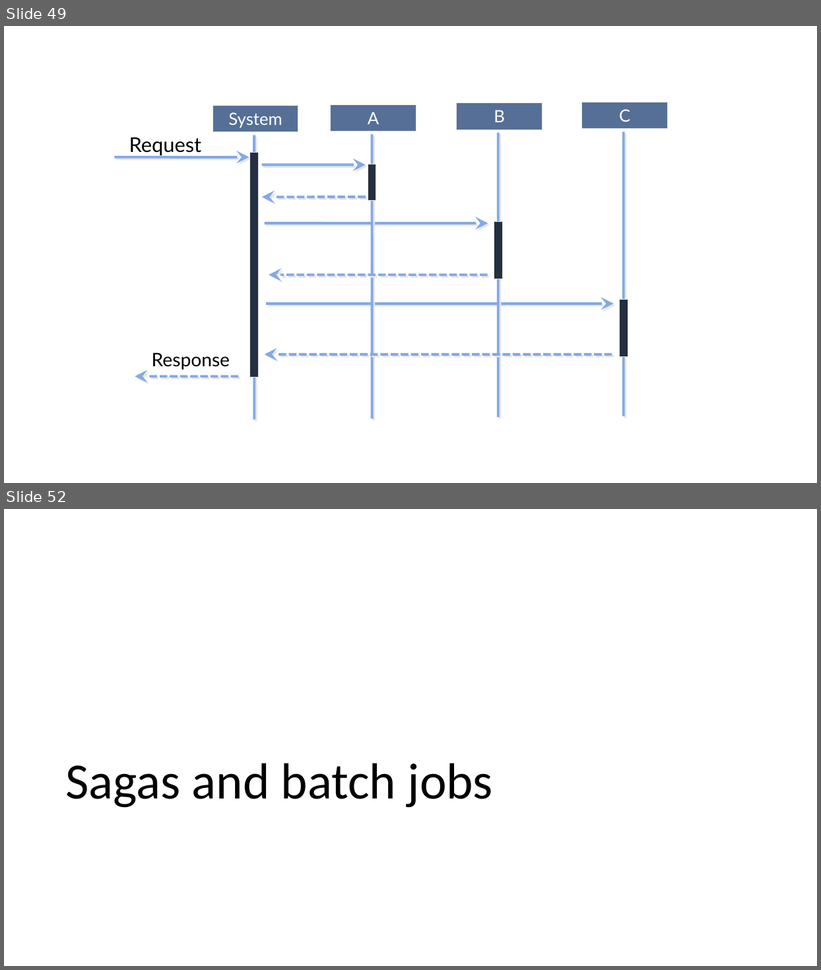
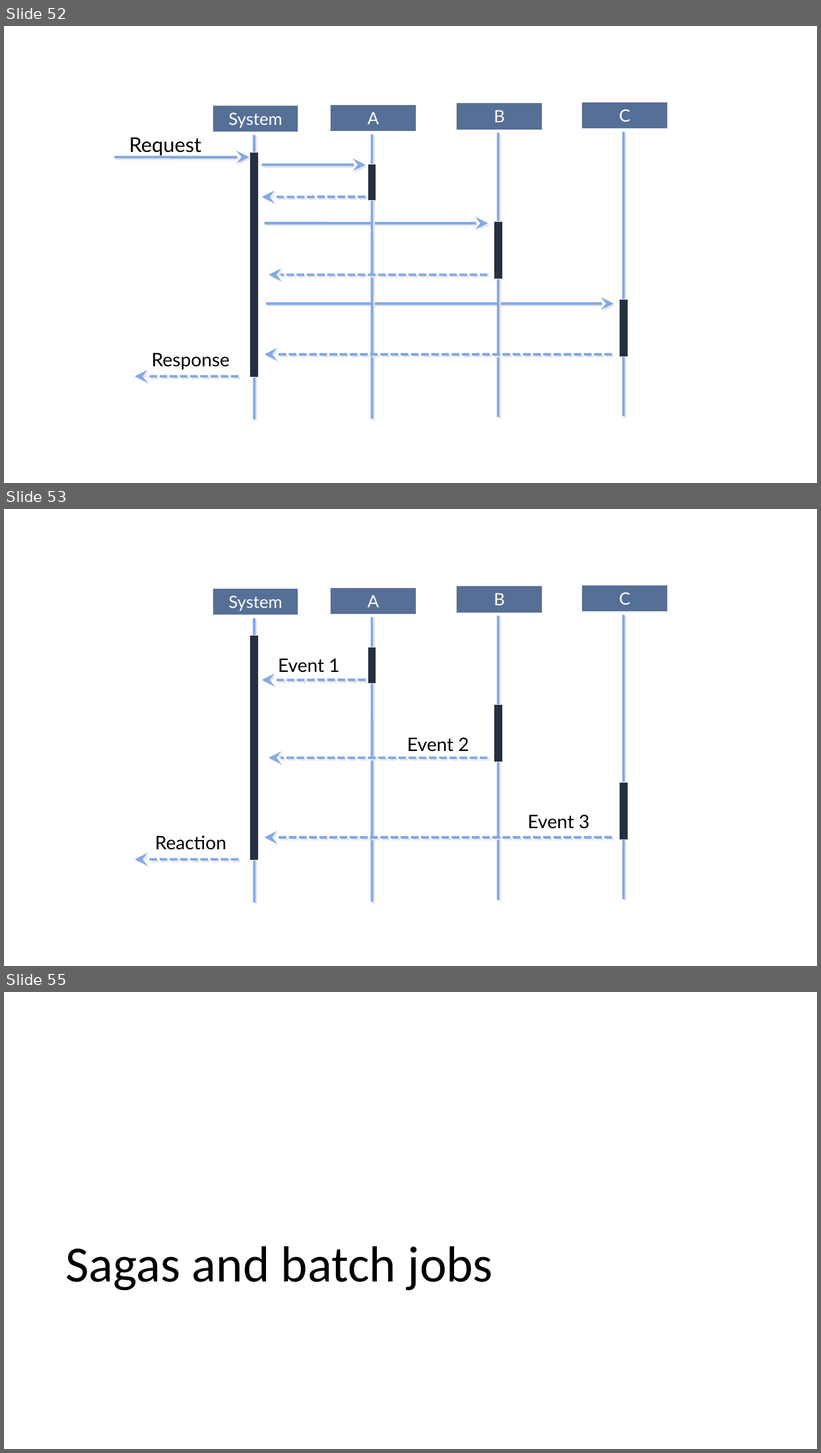
Before and after one commit to Particular/SagaMasterClass, a slide deck: SagaMasterClass.pptx. Shown one above the other, each under a label of ours: slides 49 and 52 before the commit, slides 52, 53 and 55 after it; the slides between them are not shown. The pictures are 821x970 and 821x1453 pixels, drawn with LibreOffice and Linux fonts; fonts in the diff are those of the drawing. Boxes give left, top, right and bottom in pixels: in the first picture for what was removed or moved away, otherwise in the second. Text is boxed around its words. In the diff, an @@ line names an element or a change of style, - is before the commit and + after.

```diff
--- a/SagaMasterClass.pptx
+++ b/SagaMasterClass.pptx
@@ slide 53 added at (4, 509, 817, 966), background #FFFFFF @@
@@ rectangle added at (330, 588, 416, 615), fill #566F97, outline #E7E6E6 0.75 pt, 20 pt, text #FFFFFF @@
+A
@@ rectangle added at (457, 586, 542, 613), fill #566F97, outline #E7E6E6 0.75 pt, 20 pt, text #FFFFFF @@
+B
@@ rectangle added at (582, 586, 668, 612), fill #566F97, outline #E7E6E6 0.75 pt, 20 pt, text #FFFFFF @@
+C
@@ rectangle added at (213, 588, 298, 615), fill #566F97, outline #E7E6E6 0.75 pt, 20 pt, text #FFFFFF @@
+System
@@ line added from (254, 618) to (254, 903), #83A9E5 3 pt @@
@@ line added from (372, 618) to (372, 902), #83A9E5 3 pt @@
@@ line added from (498, 616) to (498, 900), #83A9E5 3 pt @@
@@ line added from (624, 615) to (624, 900), #83A9E5 3 pt @@
@@ rectangle added at (250, 635, 258, 861), fill #242F40, outline #E7E6E6 0.75 pt @@
@@ rectangle added at (368, 647, 376, 683), fill #242F40, outline #E7E6E6 0.75 pt @@
@@ text added at (278, 658, 339, 673), 22 pt, text #000000 @@
+Event 1
@@ arrow added from (366, 680) to (262, 680), #83A9E5 3 pt dashed @@
@@ rectangle added at (494, 705, 502, 762), fill #242F40, outline #E7E6E6 0.75 pt @@
@@ text added at (407, 737, 469, 752), 22 pt, text #000000 @@
+Event 2
@@ arrow added from (488, 758) to (269, 758), #83A9E5 3 pt dashed @@
@@ rectangle added at (620, 783, 628, 840), fill #242F40, outline #E7E6E6 0.75 pt @@
@@ text added at (528, 815, 589, 829), 22 pt, text #000000 @@
+Event 3
@@ text added at (155, 836, 226, 850), 22 pt, text #000000 @@
+Reaction
@@ arrow added from (612, 838) to (265, 838), #83A9E5 3 pt dashed @@
@@ arrow added from (239, 859) to (135, 859), #83A9E5 3 pt dashed @@
@@ what was slide 49 is now slide 52 @@
@@ what was slide 52 is now slide 55 @@
```
Also in this commit, not shown: 10 slides changed, 2 other slides added.
